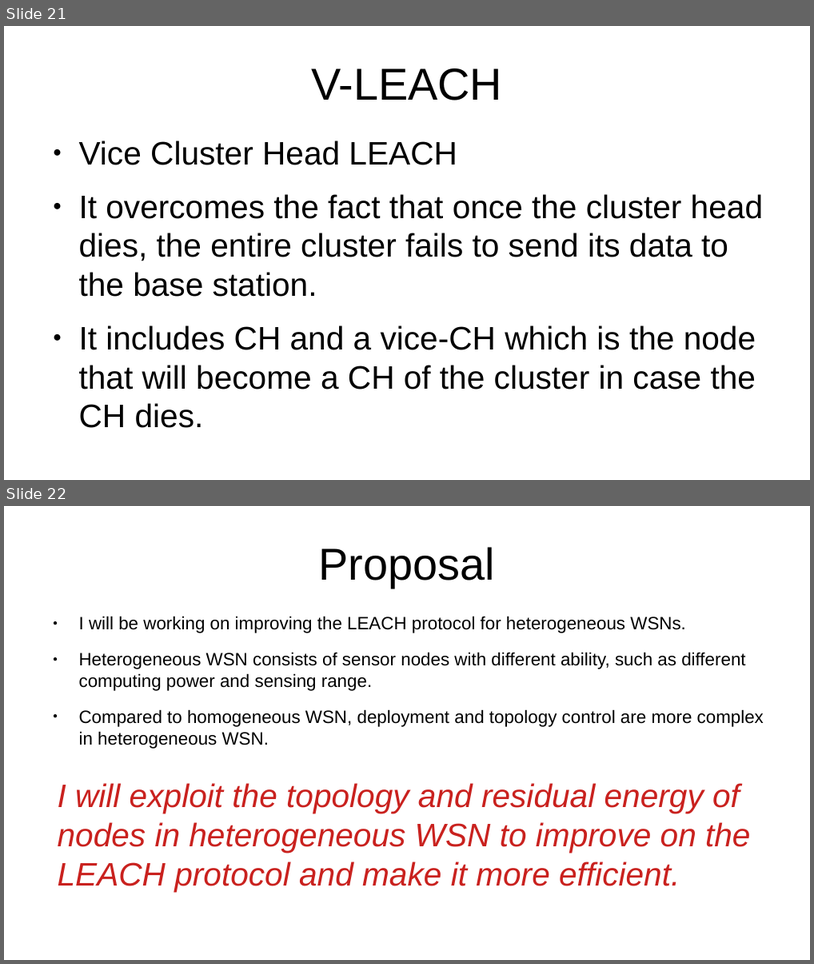
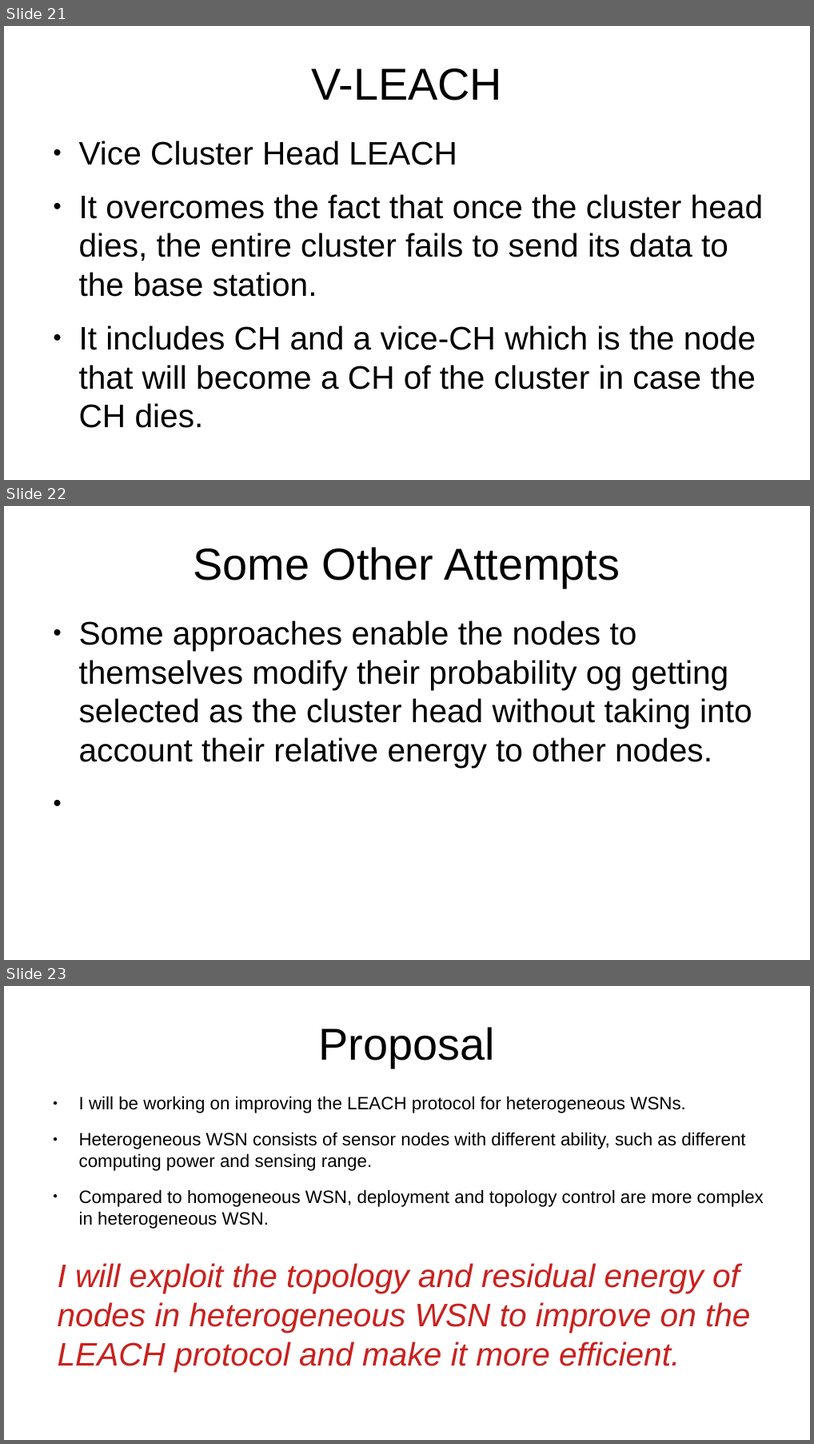
Before and after one commit to ChahatBansal8060/COL768_project, a slide deck: WSN_Presentation1.odp. Shown one above the other, each under a label of ours: slides 21 and 22 before the commit, slides 21, 22 and 23 after it. The pictures are 814x964 and 814x1444 pixels, drawn with LibreOffice and Linux fonts; fonts in the diff are those of the drawing. Boxes give left, top, right and bottom in pixels: in the first picture for what was removed or moved away, otherwise in the second. Text is boxed around its words. In the diff, an @@ line names an element or a change of style, - is before the commit and + after.

```diff
--- a/WSN_Presentation1.odp
+++ b/WSN_Presentation1.odp
@@ slide 22 added at (4, 506, 810, 960), background #FFFFFF @@
@@ title added at (194, 547, 620, 588), 44 pt, text #000000 @@
+Some Other Attempts
@@ text added at (79, 620, 752, 768), 32 pt, text #000000 @@
+● Some approaches enable the nodes to themselves modify their probability og getting selected as the cluster head without taking into account their relative energy to other nodes.
@@ what was slide 22 is now slide 23 @@
```
Also in this commit, not shown: 16 other files.
